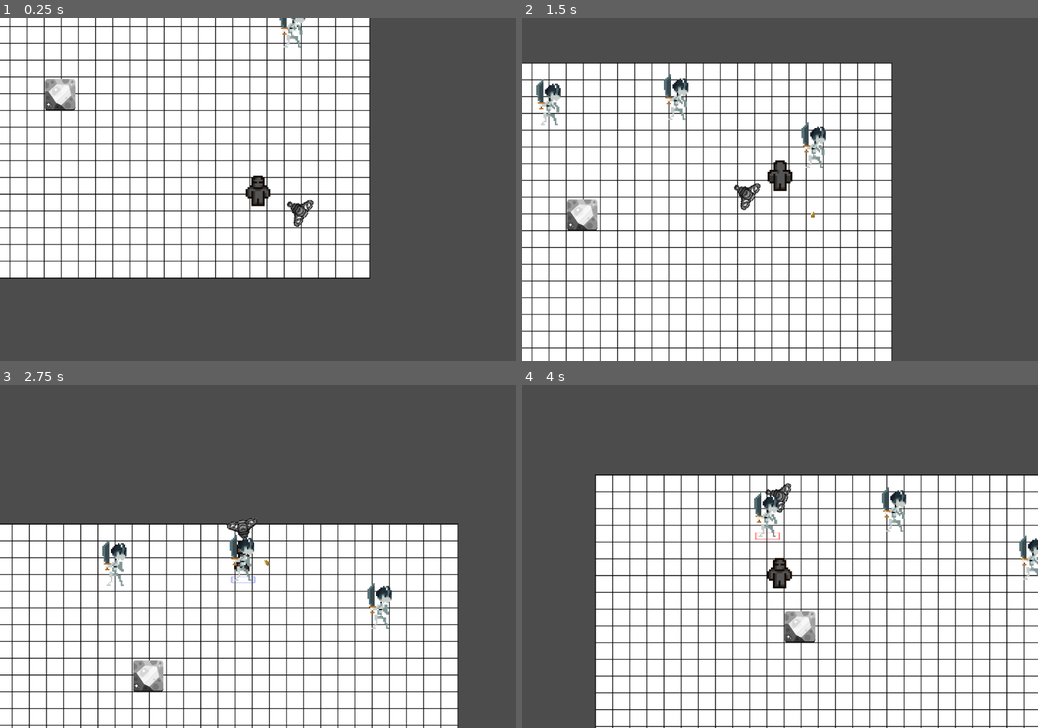
Above: before the commit, frames 1-4 (two rows, left to right).
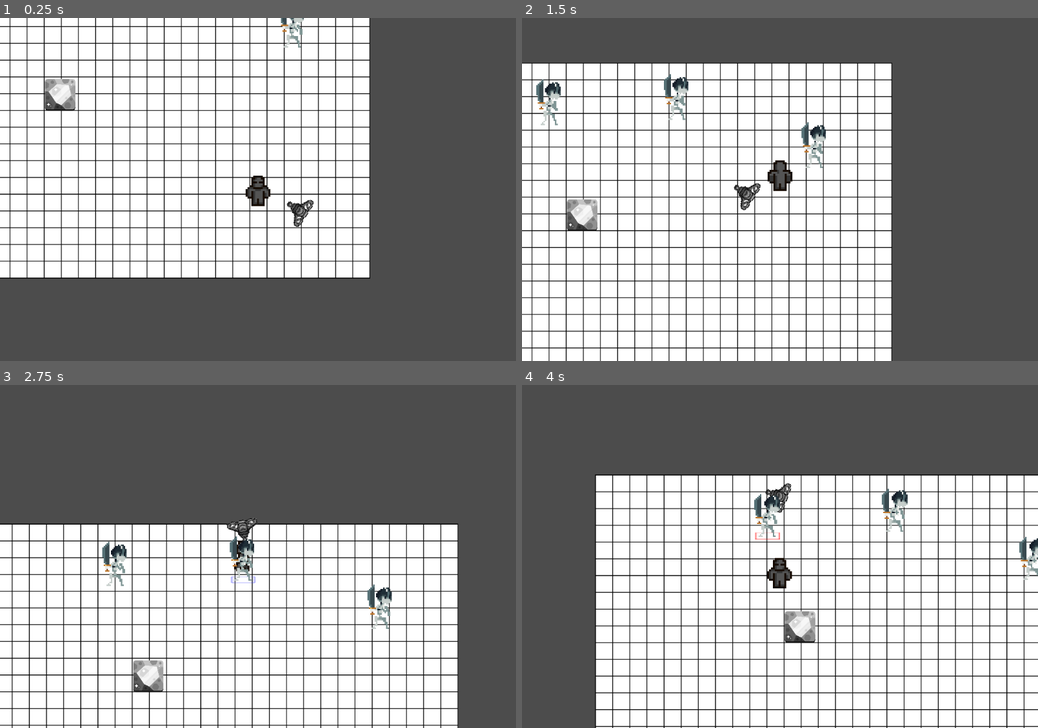
Above: after the commit, the same moments.

Repository: Marin-Clement/Project_Alpha_git
Game: Godot game, scene res://TestMap/TestMain.tscn
Two runs of this game, one before a commit and one after it. Both use one fixed random seed, a clock stepped at 60 frames per second and the inputs below.
Inputs (mouse positions are in pixels of both pictures, inside the frame that each line leads up to):
- Up to frame 1 (0.25 s): no input
- Up to frame 2 (1.5 s): move the mouse to (816, 21) at 0.52 s; press the mouse at (816, 21) at 0.53 s; hold W (up) from 0.53 s (still down); move the mouse to (547, 62) at 1.27 s; release the mouse at (547, 62) at 1.28 s; right-click (547, 62) at 1.35 s; click (547, 62) at 1.42 s
- Up to frame 3 (2.75 s): move the mouse to (154, 532) at 2.02 s; release W (up) at 2.03 s; hold A (left) from 2.03 s (still down); tap Shift (sprint) at 2.1 s; click (154, 532) at 2.17 s
- Up to frame 4 (4 s): move the mouse to (671, 676) at 2.77 s; click (671, 676) at 2.85 s; move the mouse to (702, 470) at 3.52 s; release A (left) at 3.53 s; hold S (down) from 3.53 s (still down); hold Right mouse button (right_mouse) from 3.53 s (still down); click (702, 470) at 3.67 s

The runs differ from the first frame. In frame 1, less than 0.1% of the frame differs, in the area x 54-60%, y 0-5%; in frame 2, 0.3%; in frame 3, 0.5%, in the area x 19-76%, y 43-71%; in frame 4, 0.4%.

Commit message:
[REMOVE] Debug print

Diff:
--- a/Drone/Script/Bullet.gd
+++ b/Drone/Script/Bullet.gd
@@ -1,14 +1,13 @@
 extends Area2D
 
-var speed = 4
+var speed = 10
 var damage = 10
 
 func _process(delta):
-	position += transform.x*speed
+	position += (transform.x*speed)
 
 
 func _on_Bullet_body_entered(body):
-	print(body)
 	if !body.is_in_group("enemy"):
 		queue_free()
 
--- a/Drone/Script/Drone.gd
+++ b/Drone/Script/Drone.gd
@@ -82,7 +82,6 @@
 		if position.distance_to(player.position) > 150 or player.velocity != Vector2.ZERO:
 			idle = false
 	_acc()
-	print(GameManager.enemyTarget)
 
 func _move_to_target():
 	velocity = position.direction_to(target) * realspeed
--- a/Enemy_Test/Enemy.tscn
+++ b/Enemy_Test/Enemy.tscn
@@ -147,7 +147,7 @@
 [node name="AnimatedSprite" type="AnimatedSprite" parent="."]
 frames = SubResource( 10 )
 animation = "Idle"
-frame = 6
+frame = 4
 playing = true
 
 [node name="Hitbox" type="CollisionShape2D" parent="."]
--- a/Enemy_Test/Scripts/Enemy.gd
+++ b/Enemy_Test/Scripts/Enemy.gd
@@ -17,7 +17,6 @@
 	if event is InputEventMouseButton:
 		if event.is_pressed():
 			GameManager.lastobjectclicked = self
-			print("New Enemy target : ", GameManager.lastobjectclicked.enemyname)
 
 func _on_Enemy_mouse_entered():
 	$OverSprite.visible = true
--- a/TestMap/Object.gd
+++ b/TestMap/Object.gd
@@ -16,7 +16,6 @@
 	if event is InputEventMouseButton:
 		if event.is_pressed():
 			GameManager.lastobjectclicked = self
-			print("New target :",GameManager.lastobjectclicked.objectname)
 
 func _on_Object_mouse_entered():
 	$OverSprite.visible = true
--- a/project.godot
+++ b/project.godot
@@ -10,7 +10,7 @@
 
 [application]
 
-config/name="Project Alpha"
+config/name="Project Alpha GIT"
 run/main_scene="res://TestMap/TestMain.tscn"
 config/icon="res://icon.png"
 
